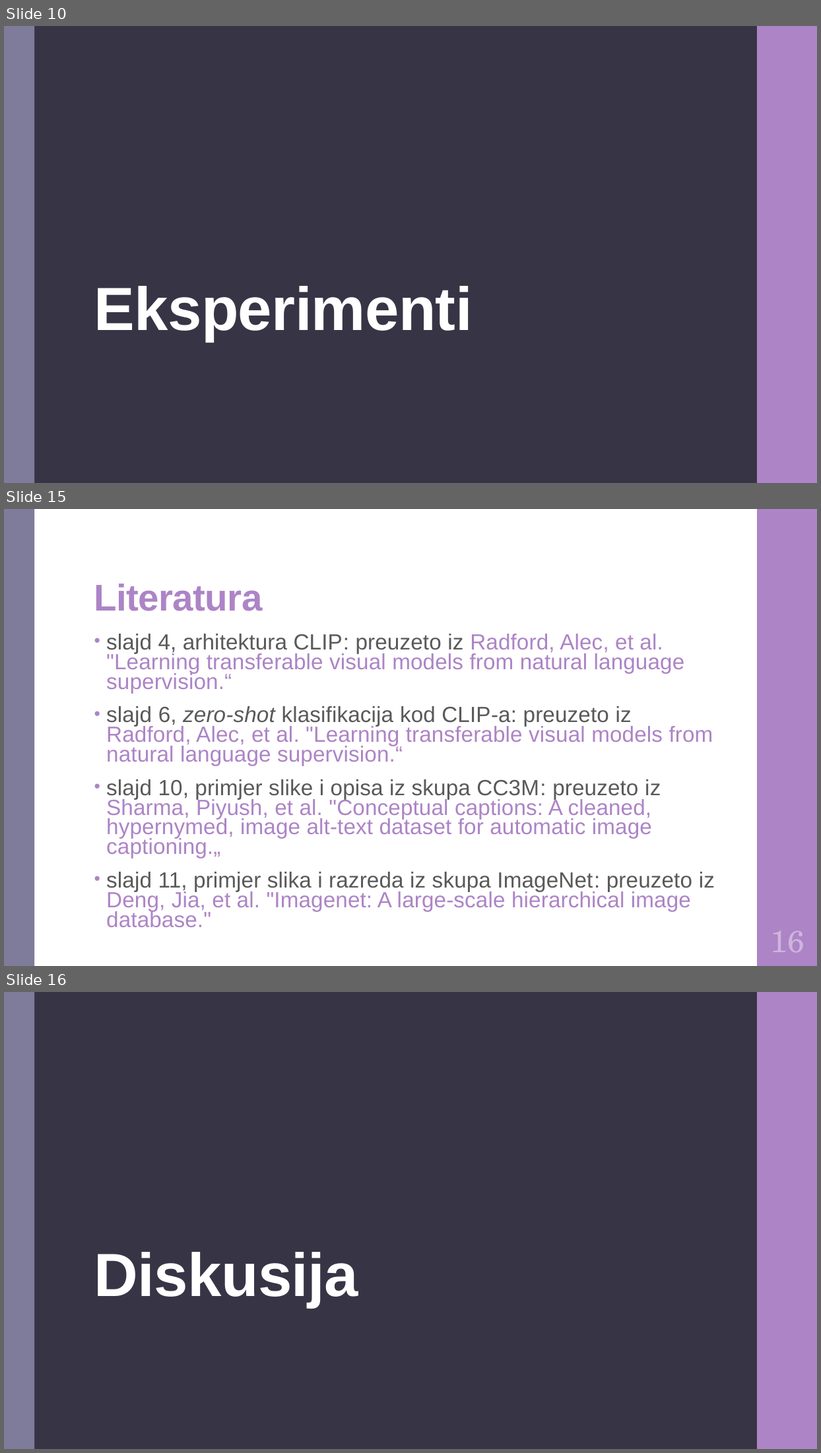
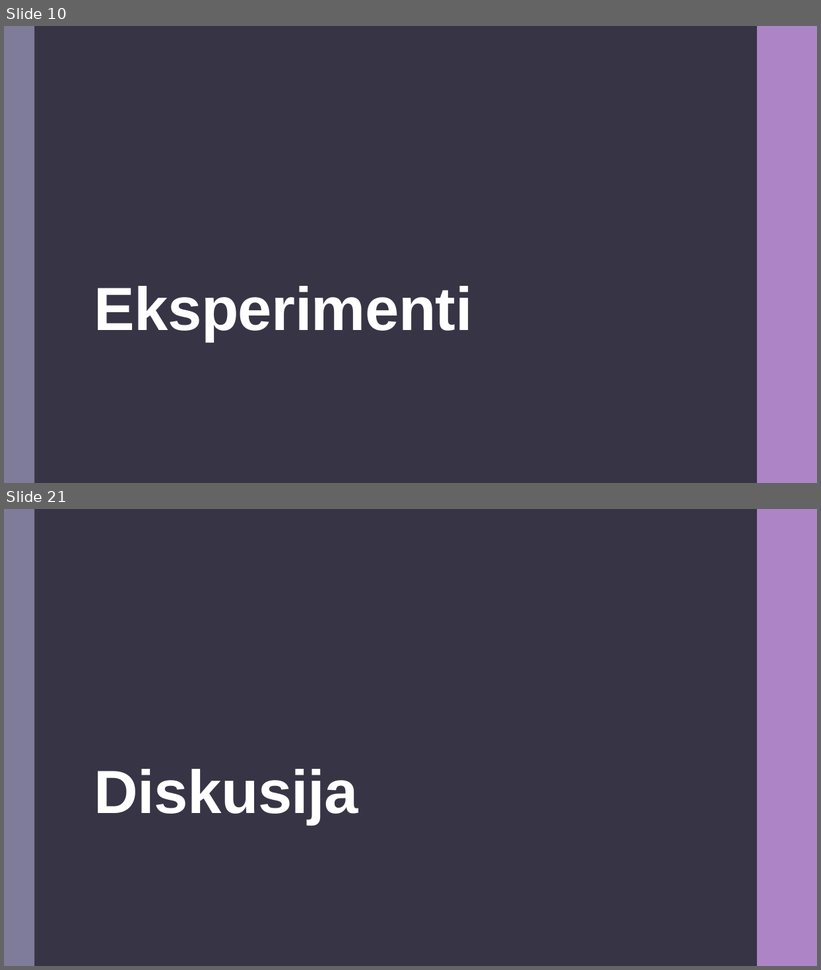
Before and after one commit to DomJamb/Diplomski-Rad-Doku, a slide deck: Prezentacija/Varijacijsko učenje na zašumljenim oznakama.pptx. Shown one above the other, each under a label of ours: slides 10, 15 and 16 before the commit, slides 10 and 21 after it; the slides between them are not shown. The pictures are 821x1453 and 821x970 pixels, drawn with LibreOffice and Linux fonts; fonts in the diff are those of the drawing. Boxes give left, top, right and bottom in pixels: in the first picture for what was removed or moved away, otherwise in the second. Text is boxed around its words. In the diff, an @@ line names an element or a change of style, - is before the commit and + after.

```diff
--- a/Prezentacija/Varijacijsko učenje na zašumljenim oznakama.pptx
+++ b/Prezentacija/Varijacijsko učenje na zašumljenim oznakama.pptx
@@ slide 15 removed at box(4, 509, 817, 966), background #FFFFFF; not listed: 2 template elements that a slide beside it also shows @@
@@ title removed at box(94, 584, 263, 611) @@
-Literatura
@@ text removed at box(106, 634, 715, 927) @@
-• slajd 4, arhitektura CLIP: preuzeto iz Radford, Alec, et al. "Learning transferable visual models from natural language supervision.“
-• slajd 6, zero-shot klasifikacija kod CLIP-a: preuzeto iz Radford, Alec, et al. "Learning transferable visual models from natural language supervision.“
-• slajd 10, primjer slike i opisa iz skupa CC3M: preuzeto iz Sharma, Piyush, et al. "Conceptual captions: A cleaned, hypernymed, image alt-text dataset for automatic image captioning.„
-• slajd 11, primjer slika i razreda iz skupa ImageNet: preuzeto iz Deng, Jia, et al. "Imagenet: A large-scale hierarchical image database."
@@ rectangle removed at box(686, 914, 741, 939) @@
@@ text removed at box(771, 931, 805, 953) @@
-16
@@ what was slide 16 is now slide 21 @@
```
Also in this commit, not shown: 3 slides changed, 8 slides added, 2 other slides removed, 1 other file.
